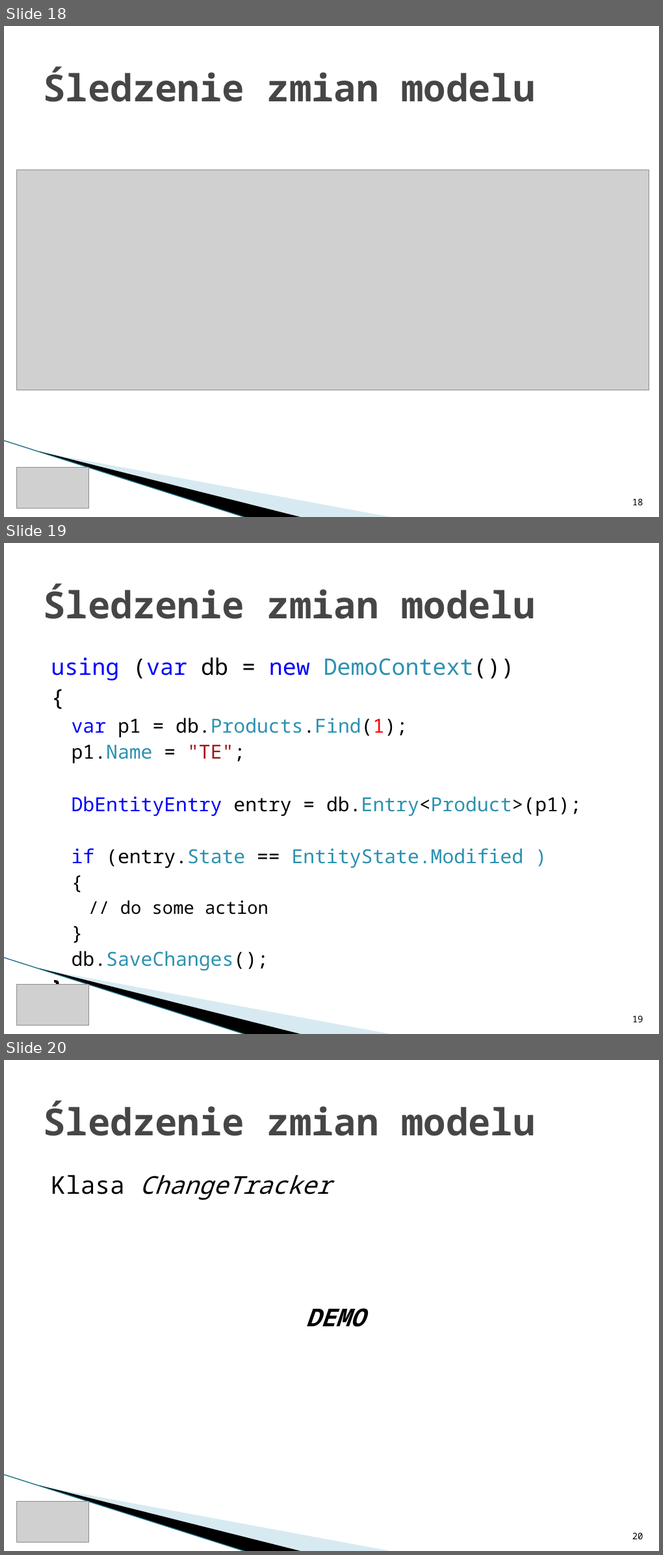
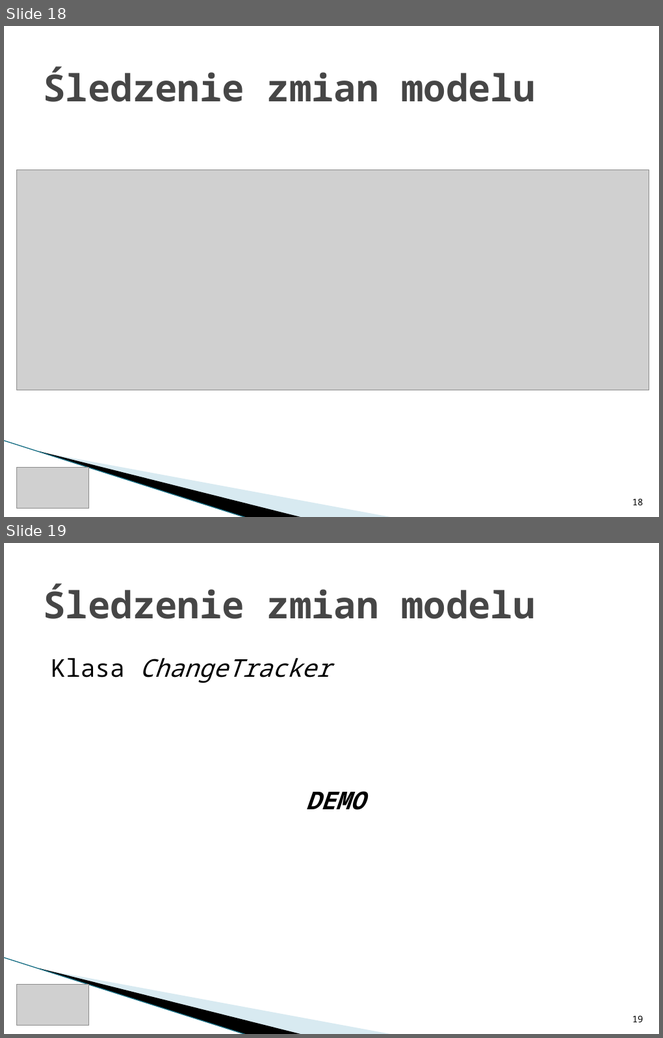
Before and after one commit to rwoszczyk/Training, a slide deck: ItKrd_EF.pptx. Shown one above the other, each under a label of ours: slides 18, 19 and 20 before the commit, slides 18 and 19 after it. The pictures are 663x1555 and 663x1038 pixels, drawn with LibreOffice and Linux fonts; fonts in the diff are those of the drawing; grey boxes stand for pictures; background and template pictures are left out. Boxes give left, top, right and bottom in pixels: in the first picture for what was removed or moved away, otherwise in the second. Text is boxed around its words. In the diff, an @@ line names an element or a change of style, - is before the commit and + after.

```diff
--- a/ItKrd_EF.pptx
+++ b/ItKrd_EF.pptx
@@ slide 19 removed at [4,543,659,1034], background #FFFFFF; not listed: 3 template elements that a slide beside it also shows @@
@@ title removed at [43,583,536,619] @@
-Śledzenie zmian modelu
@@ text removed at [51,657,582,971] @@
-using (var db = new DemoContext())
-{
-  var p1 = db.Products.Find(1);
-  p1.Name = "TE";
-  DbEntityEntry entry = db.Entry<Product>(p1);
-  if (entry.State == EntityState.Modified )
-  {
-    // do some action
-  }
-  db.SaveChanges();
-}
@@ picture removed at [17,984,89,1026] @@
@@ page number removed at [633,1016,644,1023] @@
-19
@@ what was slide 20 is now slide 19 @@
@@ page number at [633,1016,644,1023]: text changed @@
-20
+19
```
Also in this commit, not shown: 6 slides changed, 1 slide added, 12 other files.
